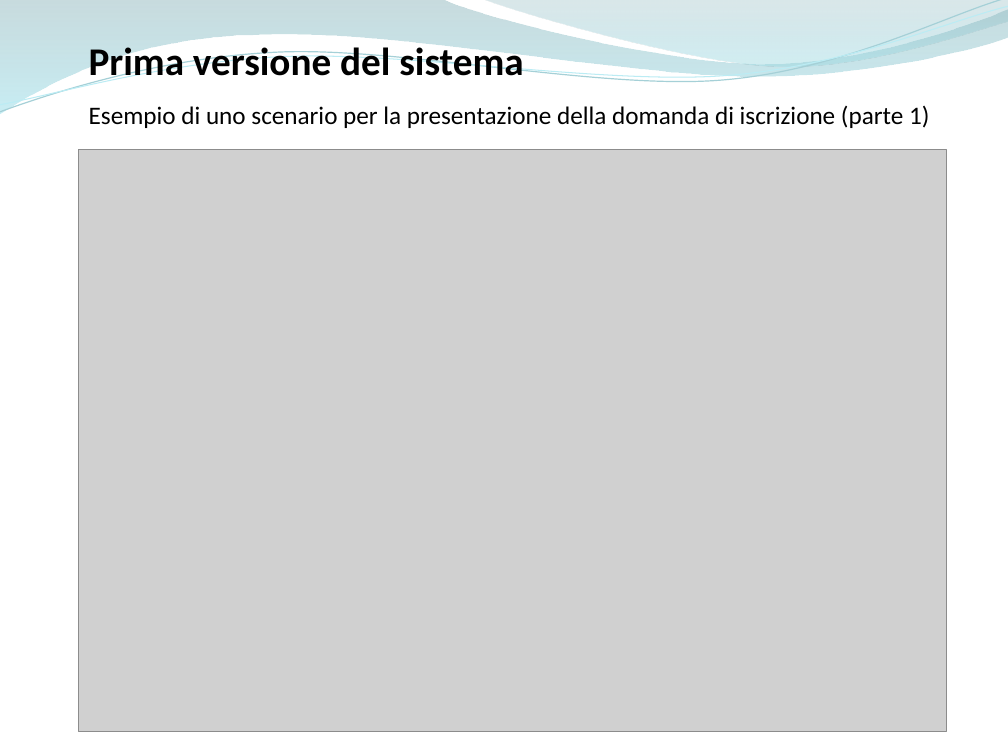
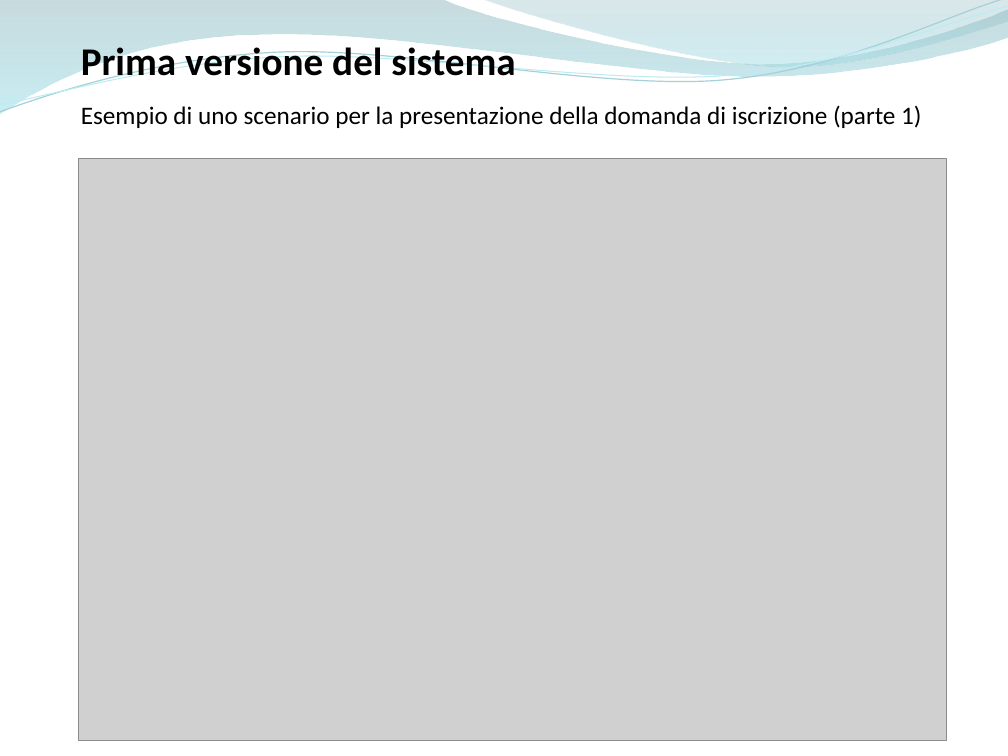
Before and after one commit to ammirate/at-silo, a slide deck: slide 4 of Presentazione/Atsilo1/Barba/Atsilo_A_PresentazioneAntonio Barba.pptx. Drawn at 1008x756 pixels with LibreOffice and Linux fonts; fonts in the diff are those of the drawing; grey boxes stand for pictures. Boxes give left, top, right and bottom in pixels: in the first picture for what was removed or moved away, otherwise in the second. Text is boxed around its words. In the diff, an @@ line names an element or a change of style, - is before the commit and + after.

```diff
--- a/Presentazione/Atsilo1/Barba/Atsilo_A_PresentazioneAntonio Barba.pptx
+++ b/Presentazione/Atsilo1/Barba/Atsilo_A_PresentazioneAntonio Barba.pptx
@@ text "Prima versione del sistema": place and size @@
-text "Prima versione del sistema" at [89,42,523,85]
+text "Prima versione del sistema" at [81,42,515,85]
@@ text "Esempio di uno scenario per ...": place and size @@
-text "Esempio di uno scenario per ..." at [89,106,929,128]
+text "Esempio di uno scenario per ..." at [81,105,921,128]
@@ picture: place and size @@
-picture at [79,149,947,731]
+picture at [79,158,947,740]
```
Also in this commit, not shown: 3 other slides changed.
